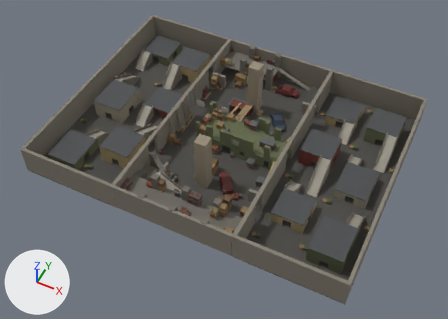
The glTF model assets/maps/arena.glb as it was, and as the next commit left it.
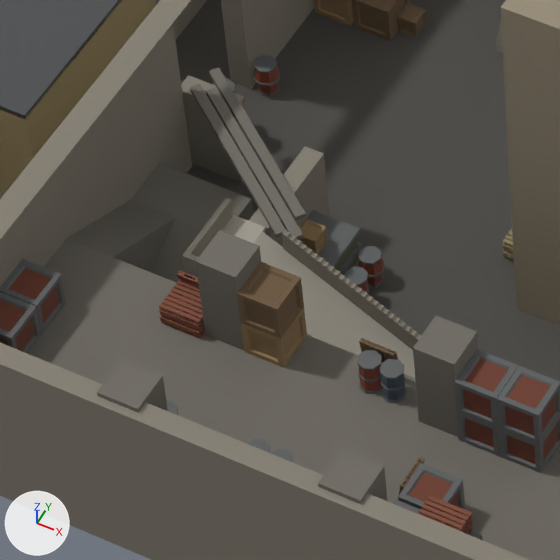
Old and new are each drawn whole from a 50 mm lens placed at (12.71, -26.58, 31.31), pointed at (0.34, -1.83, 0.37) and again close up on the part from 28% to 45% of the width and 44% to 69% of the height. The lights are fixed; the arrows at lower left show +X, +Y and +Z. The older version's two pictures come first. Objects named as collision shapes, trigger or cutter boxes, shadow casters or lower levels of detail are left out. Where no turn or scale is listed for an object, it has been applied to the vertices. Vertices at exactly the same position are counted once.
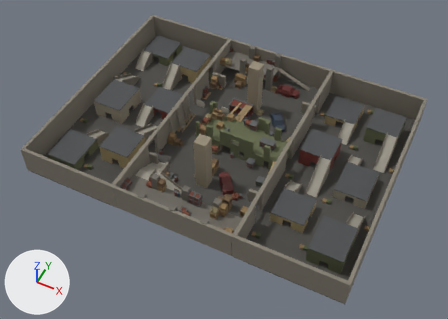
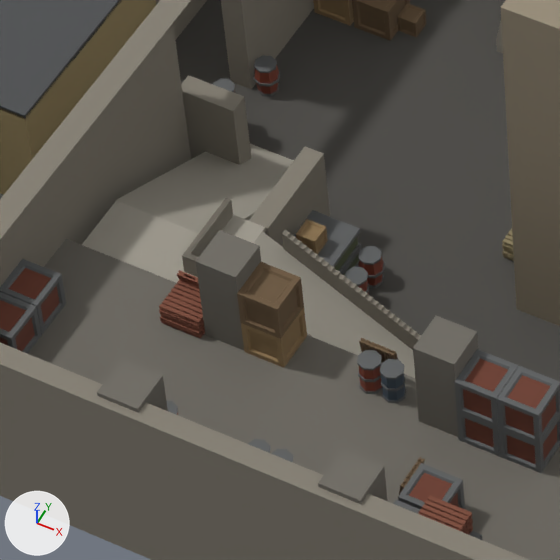
Pixel boxes [x1, y1, x2, y2] of what changed, in the close-ups (560 x 560 px):
'solatel_extension_drawn', reshaped: before [156, 0, 419, 378]; after [82, 0, 419, 378]
'up2_0', no longer drawn: before [66, 163, 253, 283]
'Cube.009_0', no longer drawn: before [209, 67, 306, 220]
'Cube.003_0', no longer drawn: before [190, 84, 286, 238]
'Cube.008_0', no longer drawn: before [206, 87, 303, 240]
part 5 of me_solatel_extension_drawn, added: after [115, 144, 294, 233]
part 6 of me_solatel_extension_drawn, added: after [82, 201, 199, 283]

The edits, one by one:
me_up2_0 is used by ob_up2_0; location (-3.54, -5.42, 0.0).
me_up2_0 had 19 vertices, 36 faces and spanned x -0.5..0.5, y -0.7..0.8, z 0.0..1.05.
me_up2_0 now has 0 vertices, 0 faces and spans empty.
me_up2_0 part 1: the whole mesh is rebuilt.
me_cube_003_0 is used by ob_cube_003_0; location (-3.14, -4.62, 1.03).
me_cube_003_0 had 8 vertices, 12 faces and spanned x -0.84..0.84, y -0.63..0.63, z -0.03..0.03.
me_cube_003_0 now has 0 vertices, 0 faces and spans empty.
me_cube_003_0 part 2: the whole mesh is rebuilt.
me_cube_008_0 is used by ob_cube_008_0; location (-2.99, -4.59, 1.03).
me_cube_008_0 had 8 vertices, 12 faces and spanned x -0.84..0.84, y -0.63..0.63, z -0.03..0.03.
me_cube_008_0 now has 0 vertices, 0 faces and spans empty.
me_cube_008_0 part 3: the whole mesh is rebuilt.
me_cube_009_0 is used by ob_cube_009_0; location (-3.09, -4.36, 1.03).
me_cube_009_0 had 8 vertices, 12 faces and spanned x -0.84..0.84, y -0.63..0.63, z -0.03..0.03.
me_cube_009_0 now has 0 vertices, 0 faces and spans empty.
me_cube_009_0 part 4: the whole mesh is rebuilt.
me_solatel_extension_drawn is used by ob_solatel_extension_drawn; location (0.0, 0.0, 0.0).
me_solatel_extension_drawn had 307 vertices, 310 faces and spanned x -10.2..10.2, y -6.0..5.2, z 0.0..1.5.
me_solatel_extension_drawn now has 321 vertices, 326 faces and spans x -10.2..10.2, y -6.1..5.2, z 0.0..1.5.
me_solatel_extension_drawn part 5: the loose piece of 6 vertices spanning x -5.7..-5.0, y -3.0..-0.8, z 0.0..1.3 is copied, and the copy is scaled about its middle by (1.48, 0.85, 0.808), then moved by (2.0, -2.7, -0.1); it spans x -3.9..-2.9, y -5.5..-3.6, z 0.0..1.0.
me_solatel_extension_drawn part 6: a new loose piece, a box spanning x -3.86..-2.5, y -6.13..-5.54, z 0.0..1.05, in mat_concrete_light (grey #a39e92).
